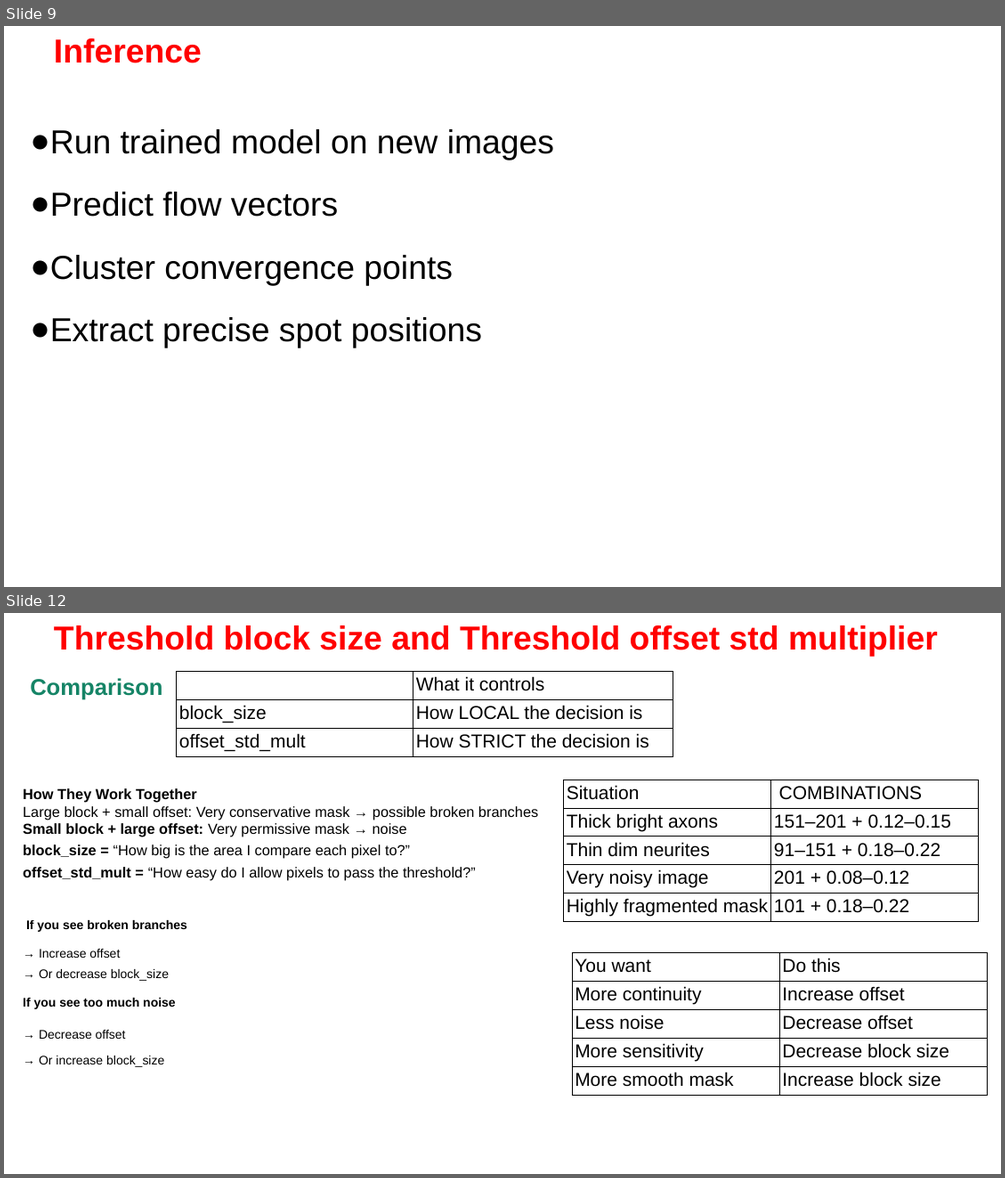
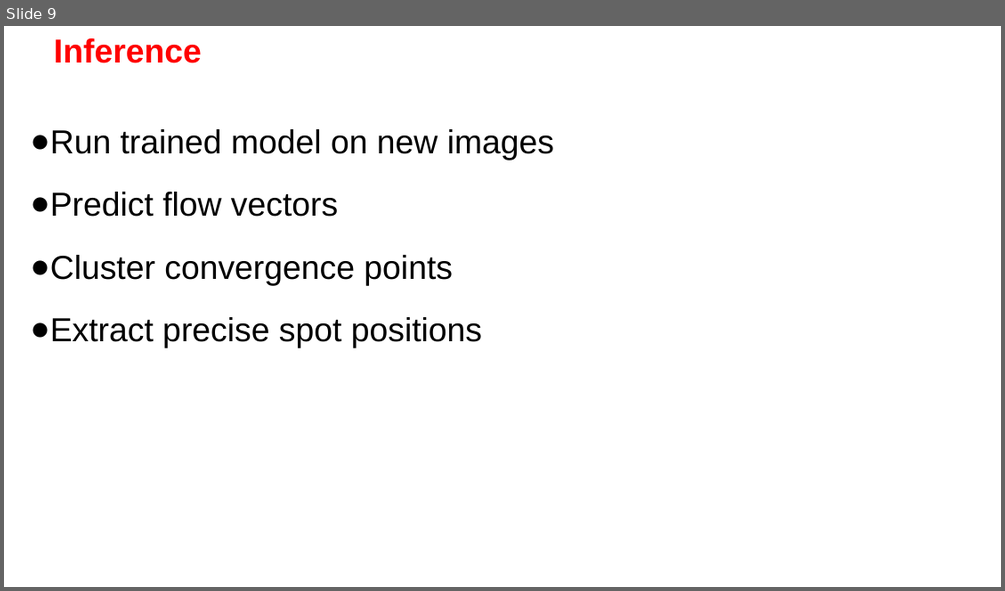
Before and after one commit to Nahuel88Ar/Lysosomes, a slide deck: SPOTIFLOW.pptx. Shown one above the other, each under a label of ours: slides 9 and 12 before the commit, slide 9 after it; the slides between them are not shown. The pictures are 1005x1178 and 1005x591 pixels, drawn with LibreOffice and Linux fonts; fonts in the diff are those of the drawing; background and template pictures are left out. Boxes give left, top, right and bottom in pixels: in the first picture for what was removed or moved away, otherwise in the second. Text is boxed around its words. In the diff, an @@ line names an element or a change of style, - is before the commit and + after.

```diff
--- a/SPOTIFLOW.pptx
+++ b/SPOTIFLOW.pptx
@@ slide 12 removed at <box>4,613,1001,1174</box>, background picture (left out) @@
@@ title removed at <box>54,625,938,657</box> @@
-Threshold block size and Threshold offset std multiplier
@@ text removed at <box>30,678,162,700</box> @@
-Comparison
@@ table removed at <box>176,672,672,756</box>, 3 rows, 2 columns @@
- | What it controls
-block_size | How LOCAL the decision is
-offset_std_mult | How STRICT the decision is
@@ text removed at <box>23,788,538,1067</box> @@
-How They Work Together
-Large block + small offset: Very conservative mask → possible broken branches
-Small block + large offset: Very permissive mask → noise
-block_size = “How big is the area I compare each pixel to?”
-offset_std_mult = “How easy do I allow pixels to pass the threshold?”
-If you see broken branches
-→ Increase offset
-→ Or decrease block_size
-If you see too much noise
-→ Decrease offset
-→ Or increase block_size
@@ table removed at <box>563,779,979,922</box>, 5 rows, 2 columns @@
-Situation | COMBINATIONS
-Thick bright axons | 151–201 + 0.12–0.15
-Thin dim neurites | 91–151 + 0.18–0.22
-Very noisy image | 201 + 0.08–0.12
-Highly fragmented mask | 101 + 0.18–0.22
@@ table removed at <box>572,952,987,1094</box>, 5 rows, 2 columns @@
-You want | Do this
-More continuity | Increase offset
-Less noise | Decrease offset
-More sensitivity | Decrease block size
-More smooth mask | Increase block size
```
Also in this commit, not shown: 1 slide changed, 10 slides added, 6 other slides removed.
